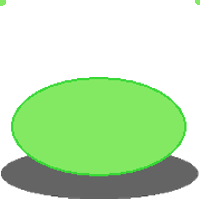
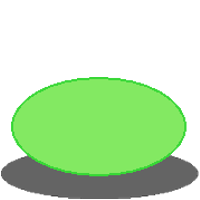
Layered file, before and after one edit (200 x 200). Changes by layer:
hid "Paint Layer 1", painted on it over 0, 0, 200, 6
